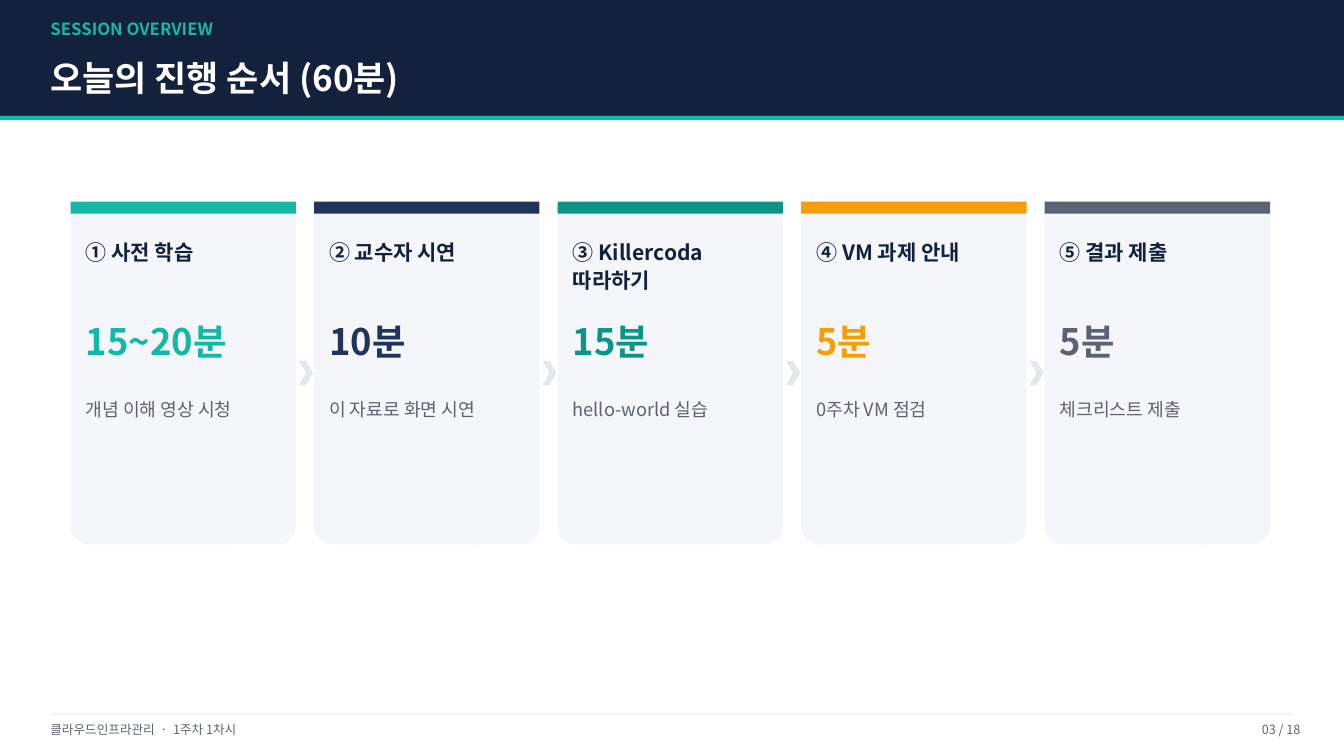
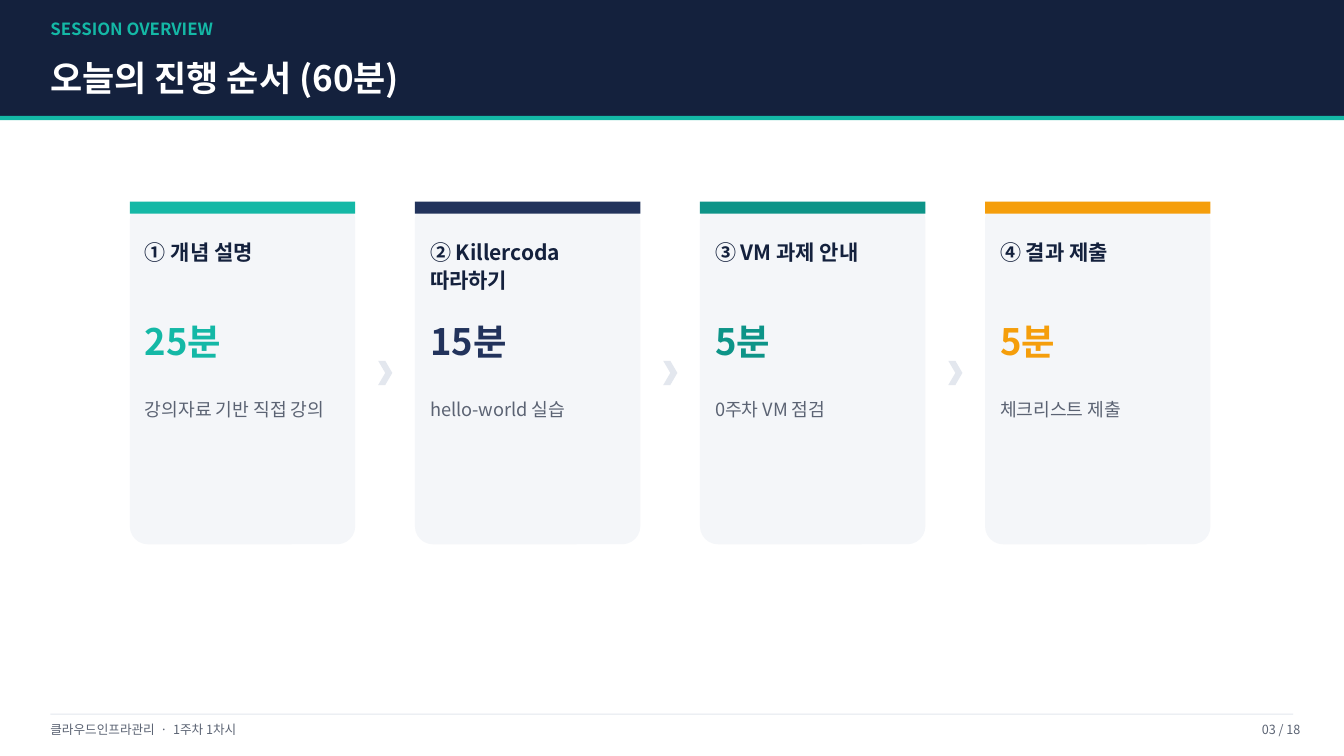
Before and after one commit to gorae-black/class, a slide deck: slide 3 of class/cloud_infra_mgmt/01주차_클라우드개념_Docker입문/01_강의자료/1차시_클라우드패러다임과가상화이론_강의용.pptx. Drawn at 1344x756 pixels with LibreOffice and Linux fonts; fonts in the diff are those of the drawing. Boxes give left, top, right and bottom in pixels: in the first picture for what was removed or moved away, otherwise in the second. Text is boxed around its words. In the diff, an @@ line names an element or a change of style, - is before the commit and + after.

```diff
--- a/class/cloud_infra_mgmt/01주차_클라우드개념_Docker입문/01_강의자료/1차시_클라우드패러다임과가상화이론_강의용.pptx
+++ b/class/cloud_infra_mgmt/01주차_클라우드개념_Docker입문/01_강의자료/1차시_클라우드패러다임과가상화이론_강의용.pptx
@@ rounded rectangle: place and size @@
-rounded rectangle at (71,202,296,544)
+rounded rectangle at (130,202,356,544)
@@ rectangle: place and size @@
-rectangle at (71,202,296,214)
+rectangle at (130,202,356,214)
@@ rounded rectangle: place and size @@
-rounded rectangle at (315,202,540,544)
+rounded rectangle at (415,202,641,544)
@@ rectangle: place and size @@
-rectangle at (315,202,540,214)
+rectangle at (415,202,641,214)
@@ rounded rectangle: place and size @@
-rounded rectangle at (558,202,783,544)
+rounded rectangle at (700,202,926,544)
@@ rectangle: place and size @@
-rectangle at (558,202,783,214)
+rectangle at (700,202,926,214)
@@ 1 text, 1 rounded rectangle, 1 rectangle: place and size @@
-1 text, 1 rounded rectangle, 1 rectangle at (802,202,1027,544)
+1 text, 1 rounded rectangle, 1 rectangle at (985,202,1211,544)
@@ rounded rectangle removed at (1045,202,1270,544) @@
@@ rectangle removed at (1045,202,1270,214) @@
@@ text at (145,242,253,262): text changed @@
-① 사전 학습
+① 개념 설명
@@ text removed at (329,242,457,262) @@
-② 교수자 시연
@@ text at (430,242,561,290): text changed @@
-③ Killercoda 따라하기
+② Killercoda 따라하기
@@ text added at (715,242,859,262), 15 pt, text #14213D, bold @@
+③ VM 과제 안내
@@ text at (1000,242,1108,262): text changed @@
-④ VM 과제 안내
+④ 결과 제출
@@ text removed at (1060,242,1168,262) @@
-⑤ 결과 제출
@@ text at (145,325,221,358): text changed @@
-15~20분
+25분
@@ text removed at (329,325,406,358) @@
-10분
@@ text "15분": place and size @@
-text "15분" at (573,325,650,358)
+text "15분" at (430,325,507,358)
@@ text "15분" at (430,325,507,358): text colour #0D9488 to #22335C @@
@@ text "5분": place and size @@
-text "5분" at (1060,325,1115,358)
+text "5분" at (715,325,770,358)
@@ text "5분" at (715,325,770,358): text colour #5B6373 to #0D9488 @@
@@ chevron: place and size @@
-chevron at (299,361,314,385)
+chevron at (378,361,392,385)
@@ chevron: place and size @@
-chevron at (542,361,557,385)
+chevron at (663,361,678,385)
@@ chevron: place and size @@
-chevron at (786,361,801,385)
+chevron at (949,361,963,385)
@@ chevron removed at (1029,361,1044,385) @@
@@ text at (145,401,324,418): text changed @@
-개념 이해 영상 시청
+강의자료 기반 직접 강의
@@ text removed at (329,401,475,418) @@
-이 자료로 화면 시연
@@ text "hello-world 실습": place and size @@
-text "hello-world 실습" at (573,401,707,417)
+text "hello-world 실습" at (430,401,565,417)
@@ text "0주차 VM 점검": place and size @@
-text "0주차 VM 점검" at (816,401,926,418)
+text "0주차 VM 점검" at (715,401,825,418)
@@ text "체크리스트 제출": place and size @@
-text "체크리스트 제출" at (1060,401,1180,418)
+text "체크리스트 제출" at (1000,401,1121,418)
```
Also in this commit, not shown: 3 other files.
